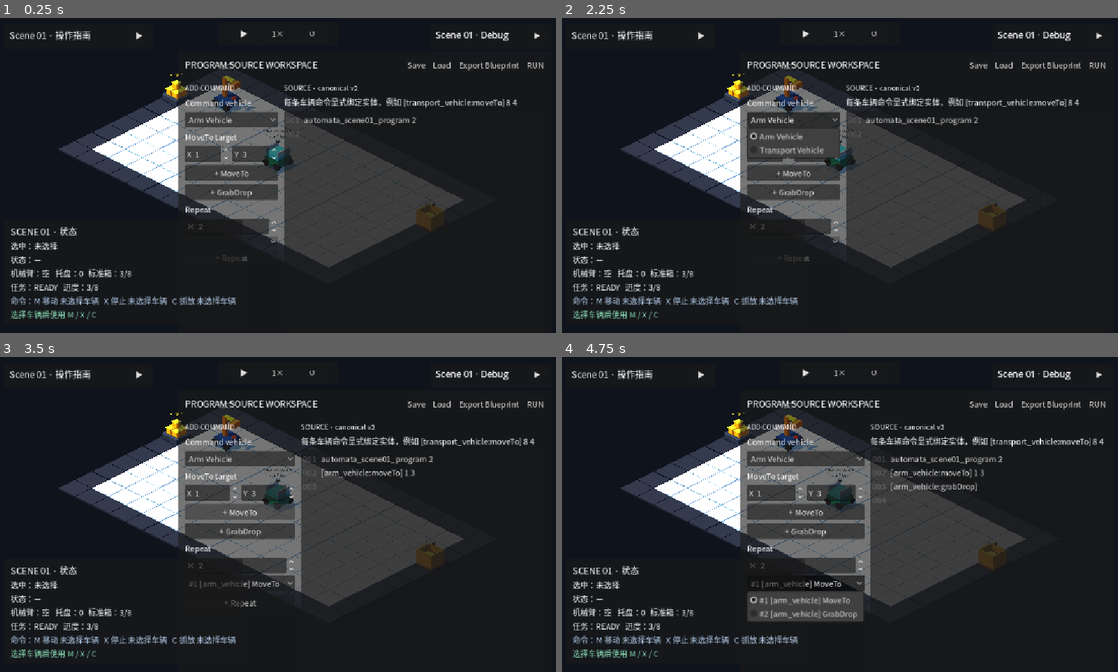
Above: before the commit, frames 1-4 (two rows, left to right).
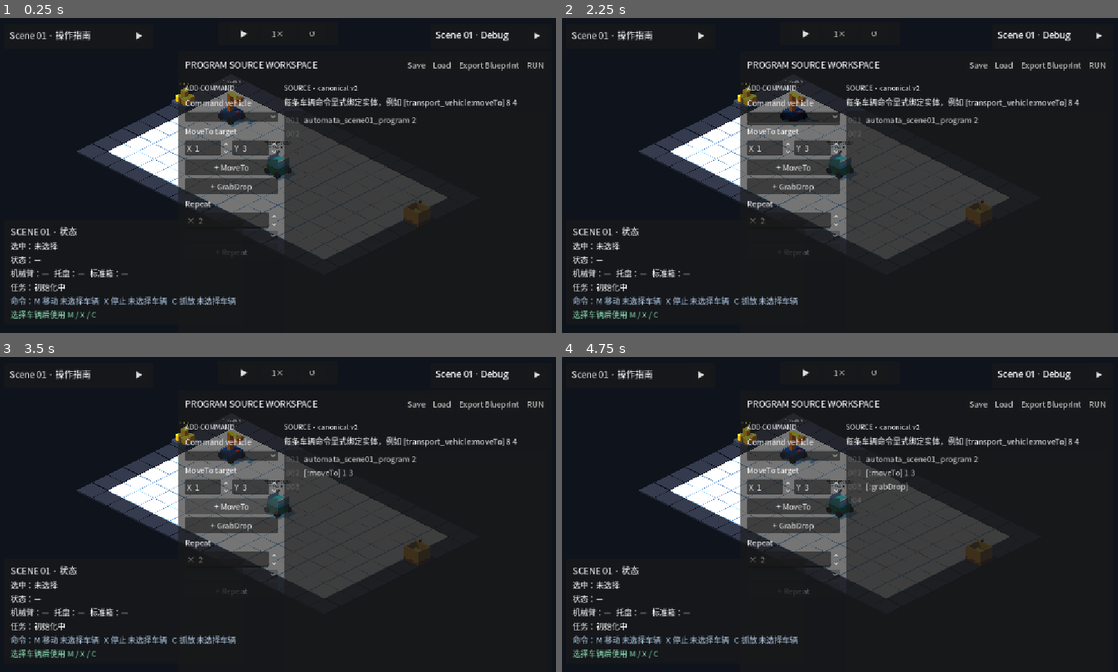
Above: after the commit, the same moments.

Repository: Ri0n72Y/automata
Game: Godot game, scene res://scenes/scene_01/scene_01_basic_packing.tscn
Same seed, same stepped clock (60 frames per second), same inputs: the game is played once before the commit and once after it.
Inputs (mouse positions are in pixels of both pictures, inside the frame that each line leads up to; where the layout moved, square brackets give the same spot in the first picture):
- Up to frame 1 (0.25 s): no input
- Up to frame 2 (2.25 s): click "Export Blueprint" at 0.5 s; click "RUN" at 1.25 s; click (795, 115) [795, 118] at 2 s
- Up to frame 3 (3.5 s): click "+ MoveTo" at 2.75 s
- Up to frame 4 (4.75 s): click "+ GrabDrop" at 3.5 s; click (806, 583) at 4.25 s, where only the run before the commit has a clickable "#1 [arm_vehicle] MoveTo"

The runs differ from the first frame. In frame 1, 8.6% of the frame differs, in the area x 6-84%, y 14-87%; in frame 2, 8.8%; in frame 3, 11%; in frame 4, 13%, in the area x 6-98%, y 14-87%.
Error after the commit: Parse Error: Could not resolve external class member "set_command_vehicle". (res://scripts/scene_01/scene_01_lifecycle_vehicle_move_controller.gd:62)

Commit message:
refactor(scene-01): remove move vehicle selection override

Diff:
--- a/scripts/scene_01/scene_01_lifecycle_vehicle_move_controller.gd
+++ b/scripts/scene_01/scene_01_lifecycle_vehicle_move_controller.gd
@@ -1,8 +1,11 @@
 class_name Scene01LifecycleVehicleMoveController
 extends "res://scripts/input/vehicle_move_controller.gd"
 
-var _command_vehicle_override: VehicleActor
-var _has_command_vehicle_override := false
+const BaseMoveControllerScript := preload("res://scripts/input/vehicle_move_controller.gd")
+const CommandSelectionProxyScript := preload("res://scripts/scene_01/scene_01_command_vehicle_selection_proxy.gd")
+
+var _command_delegate: BaseMoveControllerScript
+var _command_selection: Scene01CommandVehicleSelectionProxy
 
 
 func _physics_process(delta: float) -> void:
@@ -24,14 +27,20 @@
 func request_vehicle_move(vehicle: VehicleActor, target_anchor: Vector2i) -> bool:
 	if vehicle != null and not _ensure_gameplay_running():
 		return false
-	_command_vehicle_override = vehicle
-	_has_command_vehicle_override = true
-	var accepted := super.request_selected_vehicle_move(target_anchor)
-	_has_command_vehicle_override = false
-	_command_vehicle_override = null
+	_prepare_command_delegate(vehicle)
+	var vehicle_id := vehicle.get_vehicle_id() if vehicle != null else &""
+	move_requested.emit(vehicle_id, target_anchor)
+	var accepted := _command_delegate.request_selected_vehicle_move(target_anchor)
+	var rejection := _command_delegate.get_last_rejection_reason()
+	_command_selection.clear_command_vehicle()
+	_last_rejection_reason = &"" if accepted else rejection
+	if accepted:
+		move_accepted.emit(vehicle_id, target_anchor)
+		_clear_grid_target()
+		_face_vehicle_for_final_step(vehicle)
+	else:
+		move_rejected.emit(vehicle_id, target_anchor, rejection)
 	_sync_live_target_mode()
-	if accepted:
-		_face_vehicle_for_final_step(vehicle)
 	return accepted
 
 
@@ -45,17 +54,23 @@
 	_sync_live_target_mode()
 
 
-func _get_selected_vehicle():
-	if _has_command_vehicle_override:
-		return _command_vehicle_override
-	return super._get_selected_vehicle()
+func _prepare_command_delegate(vehicle: VehicleActor) -> void:
+	if _command_selection == null:
+		_command_selection = CommandSelectionProxyScript.new()
+	if _command_delegate == null:
+		_command_delegate = BaseMoveControllerScript.new()
+	_command_selection.set_command_vehicle(vehicle)
+	_command_delegate.controller = controller
+	_command_delegate.vehicle_selection_controller = _command_selection
+	_command_delegate.vehicle_manager = vehicle_manager
+	_command_delegate.grid_selection_controller = null
 
 
 func _sync_live_target_mode() -> void:
 	super._sync_live_target_mode()
 	if grid_selection_controller == null or not _is_lifecycle_paused():
 		return
-	var vehicle := _get_selected_vehicle()
+	var vehicle := super._get_selected_vehicle()
 	var footprint := Vector2i.ONE
 	if vehicle != null and vehicle.definition != null:
 		footprint = vehicle.definition.footprint
